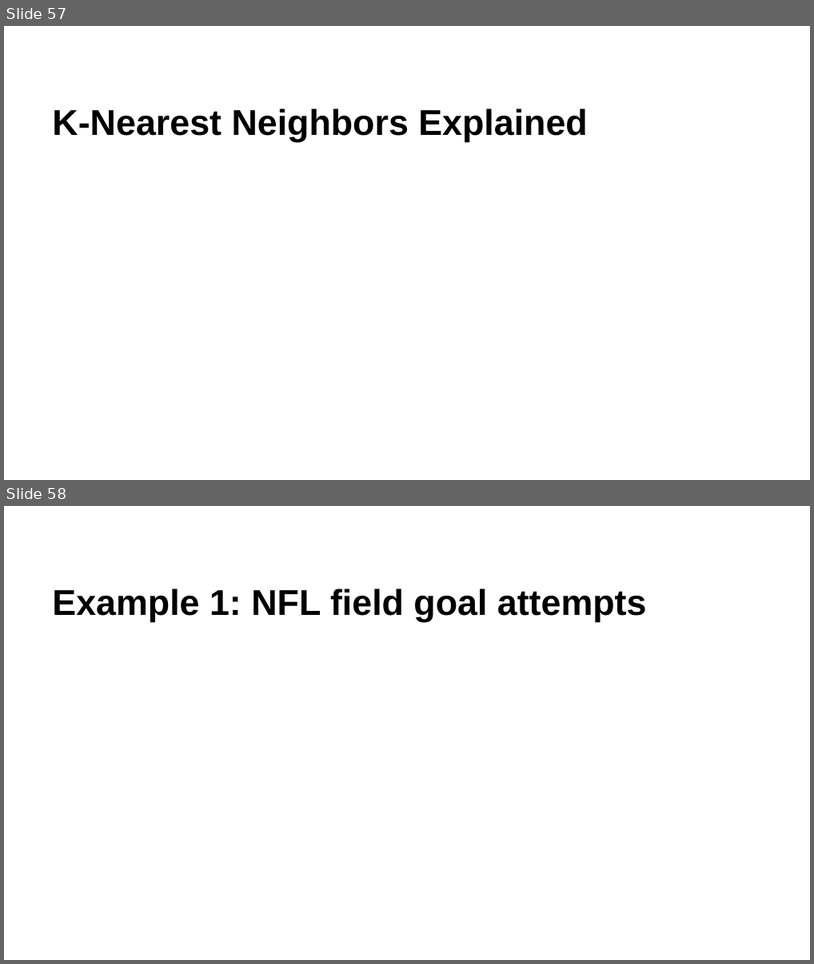
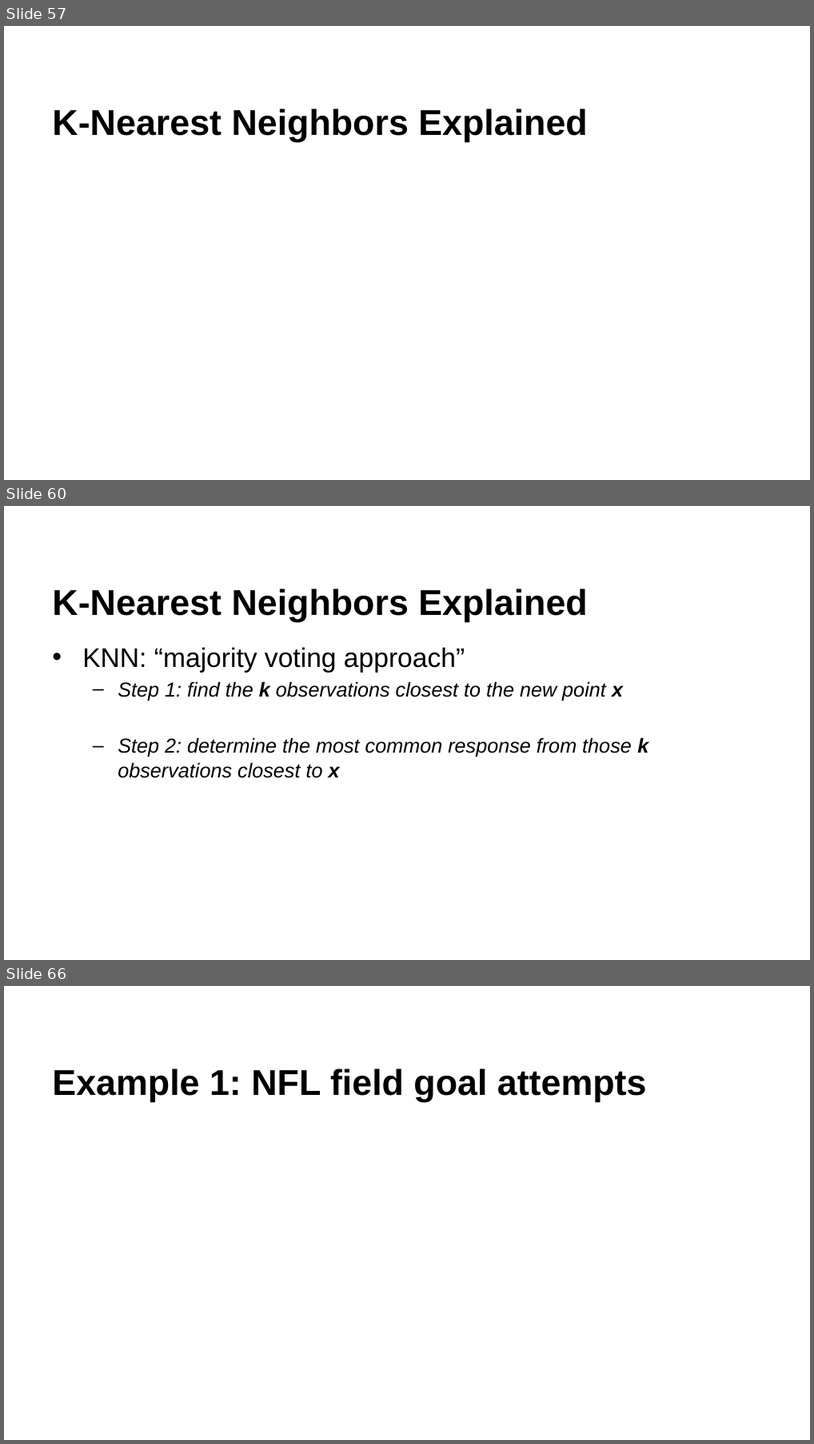
Before and after one commit to krisawilson/knn-workshop-spr25, a slide deck: k-nearest-neighbors.pptx. Shown one above the other, each under a label of ours: slides 57 and 58 before the commit, slides 57, 60 and 66 after it; the slides between them are not shown. The pictures are 814x964 and 814x1444 pixels, drawn with LibreOffice and Linux fonts; fonts in the diff are those of the drawing; background and template pictures are left out. Boxes give left, top, right and bottom in pixels: in the first picture for what was removed or moved away, otherwise in the second. Text is boxed around its words. In the diff, an @@ line names an element or a change of style, - is before the commit and + after.

```diff
--- a/k-nearest-neighbors.pptx
+++ b/k-nearest-neighbors.pptx
@@ slide 60 added at [4, 506, 810, 960], background #FFFFFF @@
@@ title added at [52, 588, 587, 622], 32 pt, text #000000, bold @@
+K-Nearest Neighbors Explained
@@ text added at [82, 647, 649, 778], 18 pt, text #000000, italic @@
+• KNN: “majority voting approach”
+  – Step 1: find the k observations closest to the new point x
+  – Step 2: determine the most common response from those k observations closest to x
@@ what was slide 58 is now slide 66 @@
```
Also in this commit, not shown: 3 slides changed, 14 other slides added, 1 slide removed, 2 other files.
